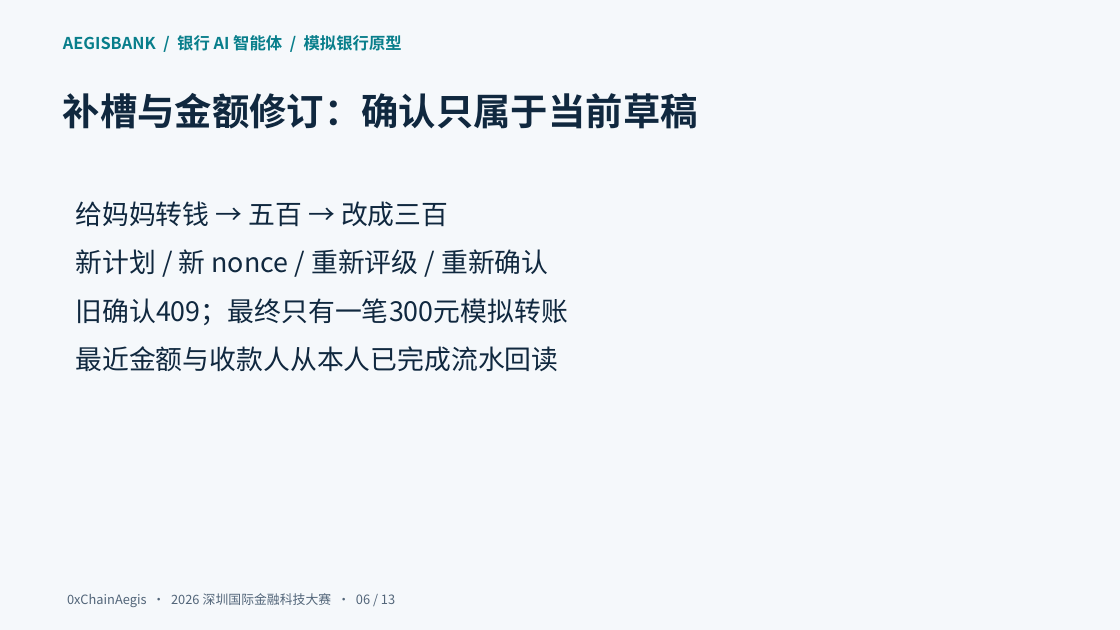
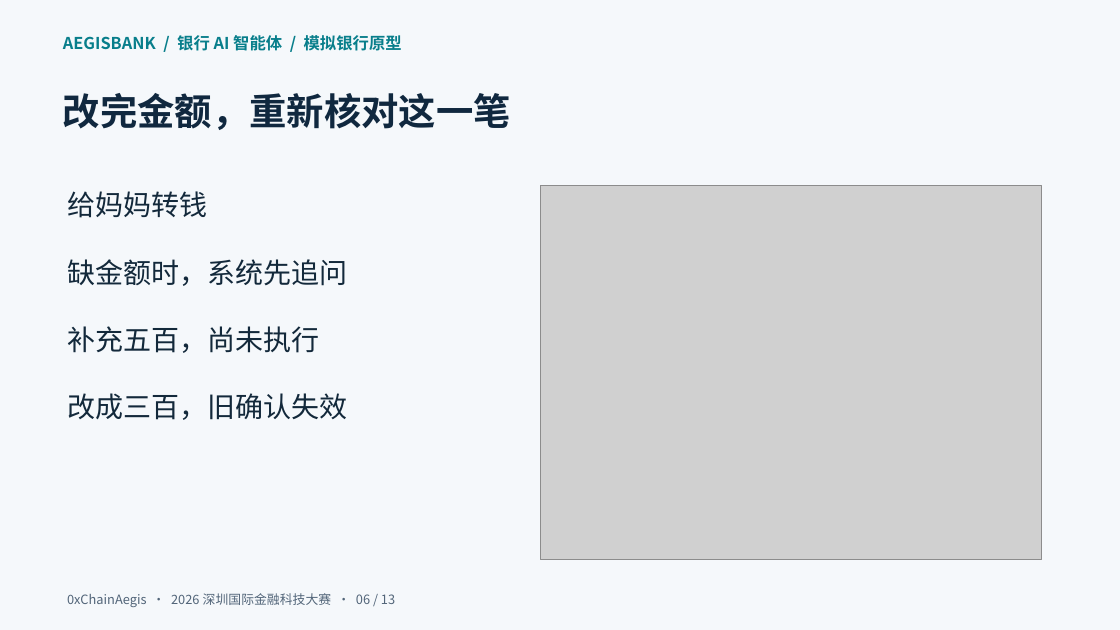
Before and after one commit to 0xChainAegis/aegisbank, a slide deck: slide 6 of deliverables/current/03-AegisBank-答辩材料.pptx. Drawn at 1120x630 pixels with LibreOffice and Linux fonts; fonts in the diff are those of the drawing; grey boxes stand for pictures. Boxes give left, top, right and bottom in pixels: in the first picture for what was removed or moved away, otherwise in the second. Text is boxed around its words. In the diff, an @@ line names an element or a change of style, - is before the commit and + after.

```diff
--- a/deliverables/current/03-AegisBank-答辩材料.pptx
+++ b/deliverables/current/03-AegisBank-答辩材料.pptx
@@ text at (63,93,511,130): text changed @@
-补槽与金额修订：确认只属于当前草稿
+改完金额，重新核对这一笔
@@ text added at (68,191,348,420), 24 pt, text #13293B @@
+给妈妈转钱
+缺金额时，系统先追问
+补充五百，尚未执行
+改成三百，旧确认失效
@@ text removed at (75,201,567,371) @@
-给妈妈转钱 → 五百 → 改成三百
-新计划 / 新 nonce / 重新评级 / 重新确认
-旧确认409；最终只有一笔300元模拟转账
-最近金额与收款人从本人已完成流水回读
@@ picture added at (540,186,1042,560) @@
```
Also in this commit, not shown: 3 other slides changed, 7 other files.
